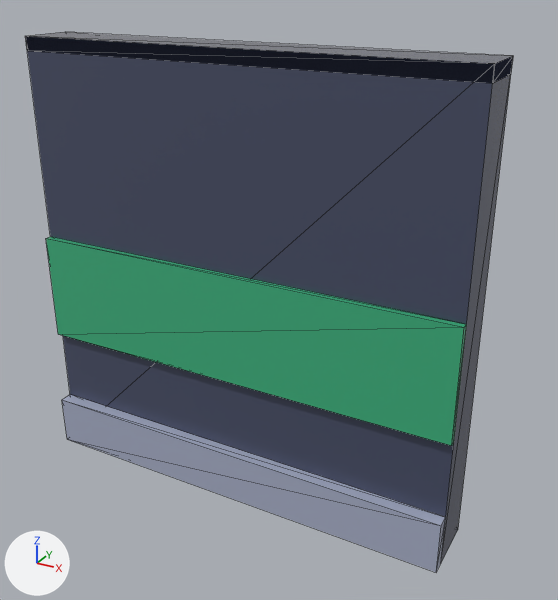
One commit to the glTF model assets/managed-models/mini-arcade/wall/wall.glb: the scene before it, then after it.
Both versions are drawn from a 50 mm camera at (0.81, -1.532, 1.147) aimed at (0.048, -0.146, 0.455). The axes (+X, +Y, +Z) are drawn at lower left. The lights are the same throughout. The picture after the commit comes second. Mesh edges are drawn as thin lines. Vertices at exactly the same position are counted once.

Objects in the first picture: 'wall'.
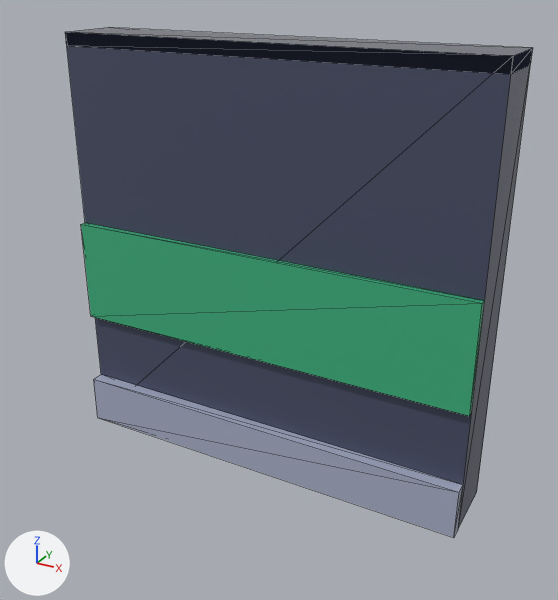
Location of each change, [x1, y1, x2, y2] in pixels of the pictures (558 x 600 px; the box of a moved part takes in the faces that stretch with it):
'wall', reshaped
    before: [25, 32, 513, 572]
    after: [65, 27, 533, 537]
part 1 of me_wall, moved or reshaped
    before: [46, 237, 467, 446]
    after: [81, 223, 485, 416]
part 2 of me_wall, moved or reshaped
    before: [25, 32, 513, 572]
    after: [65, 27, 533, 537]

The edits, one by one:
me_wall is used by ob_wall; location (0.0, 0.0, 0.0).
me_wall had 26 vertices, 46 faces and spanned x -0.5..0.5, y -0.3..-0.15, z 0.0..1.0.
me_wall now has 26 vertices, 46 faces and spans x -0.5..0.5, y -0.18..0.0, z 0.0..1.0.
me_wall part 1: the loose piece of 8 vertices spanning x -0.5..0.5, y -0.285..-0.27, z 0.3..0.55 is moved by (0.0, 0.12, 0.0).
Part 2, on me_wall:
12 vertices are removed from x -0.5..0.5, y -0.3..-0.27, z 0.0..1.0.
34 faces are deleted.
6 vertices are added at (-0.5, -0.18, 0.0), (-0.5, -0.18, 0.12), (-0.5, -0.15, 0.12), (0.5, -0.18, 0.0), (0.5, -0.18, 0.12), (0.5, -0.15, 0.12).
6 new vertices lie (0.0, 0.15, 0.0) away from vertices in x -0.5..0.5, y -0.15, z 0.0..1.0.
34 new faces join them.
